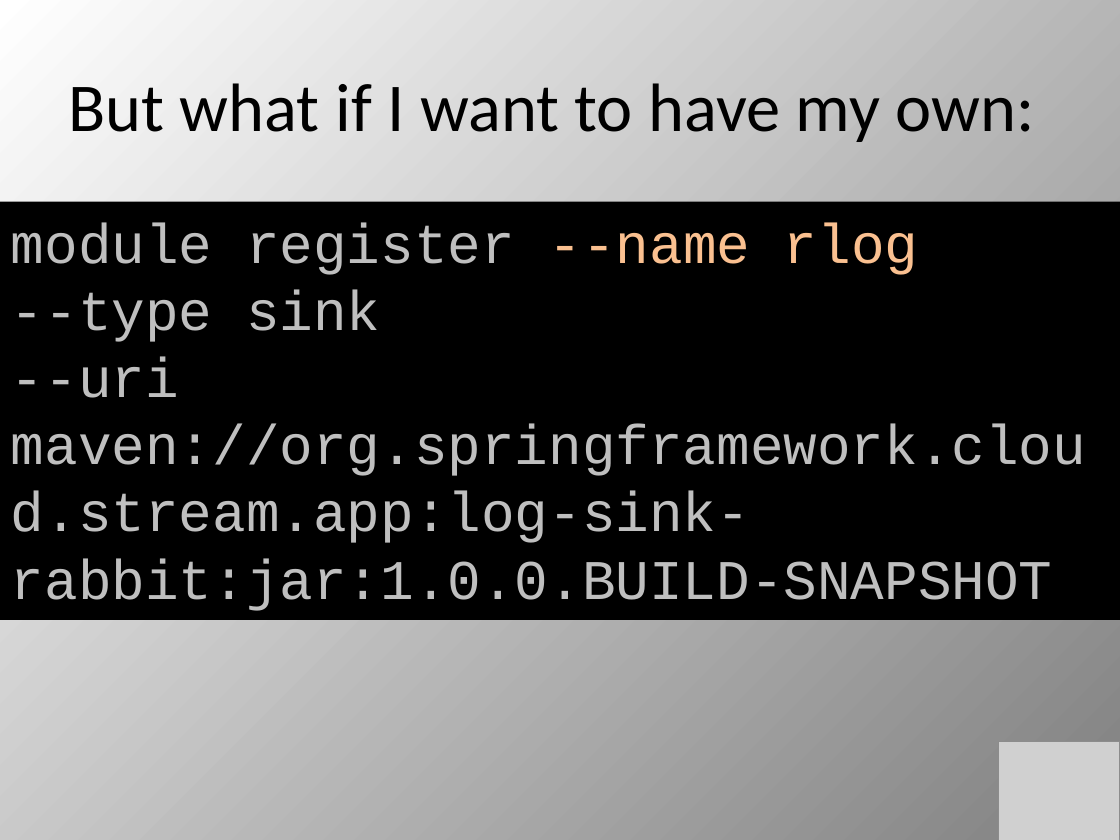
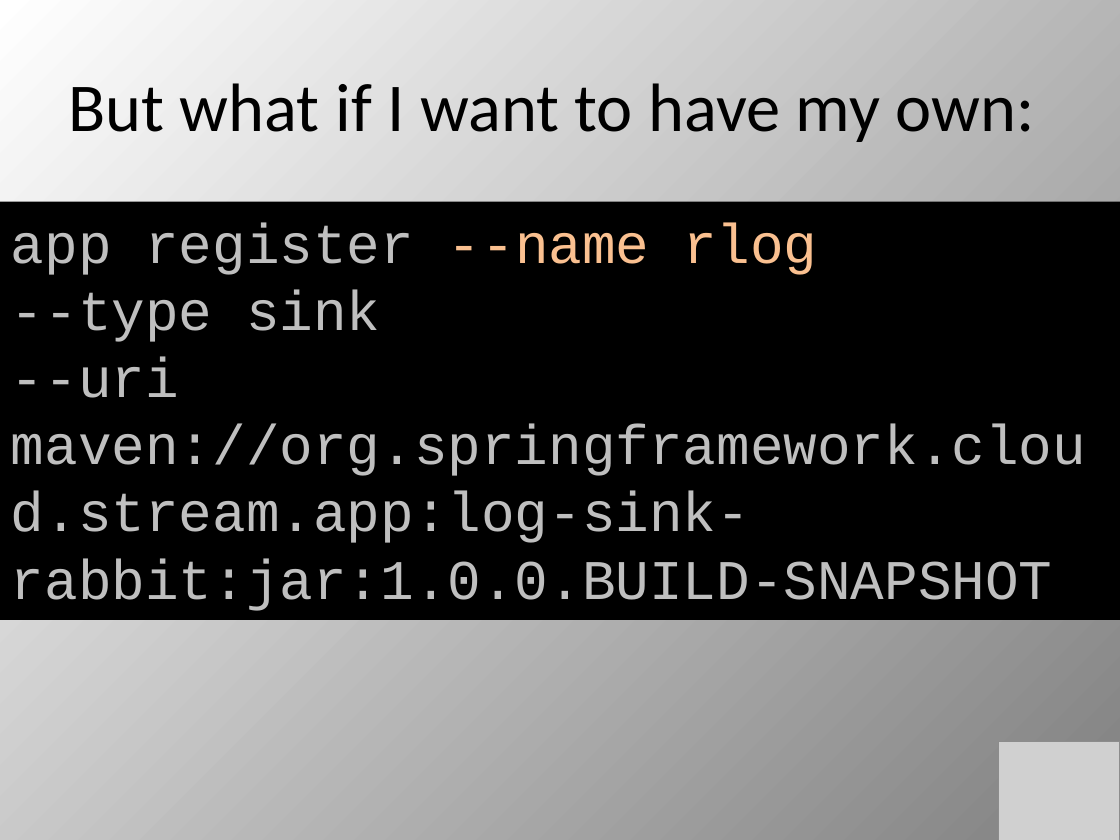
Before and after one commit to cppwfs/dataflowprimer, a slide deck: slide 28 of DataFlow1.pptx. Drawn at 1120x840 pixels with LibreOffice and Linux fonts; fonts in the diff are those of the drawing; grey boxes stand for pictures. Boxes give left, top, right and bottom in pixels: in the first picture for what was removed or moved away, otherwise in the second. Text is boxed around its words. In the diff, an @@ line names an element or a change of style, - is before the commit and + after.

Commit message:
updated

```diff
--- a/DataFlow1.pptx
+++ b/DataFlow1.pptx
@@ text in rectangle at (11, 222, 817, 275): text changed @@
-module register --name rlog
+app register --name rlog
```
Also in this commit, not shown: 3 other slides changed.
